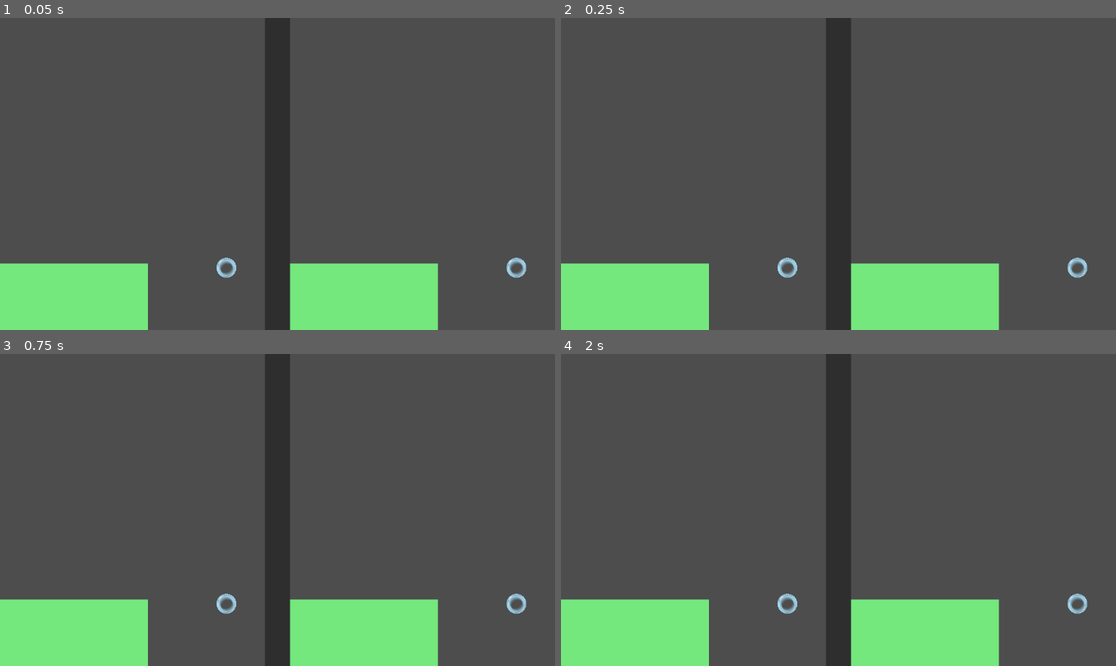
Above: before the commit, frames 1-4 (two rows, left to right).
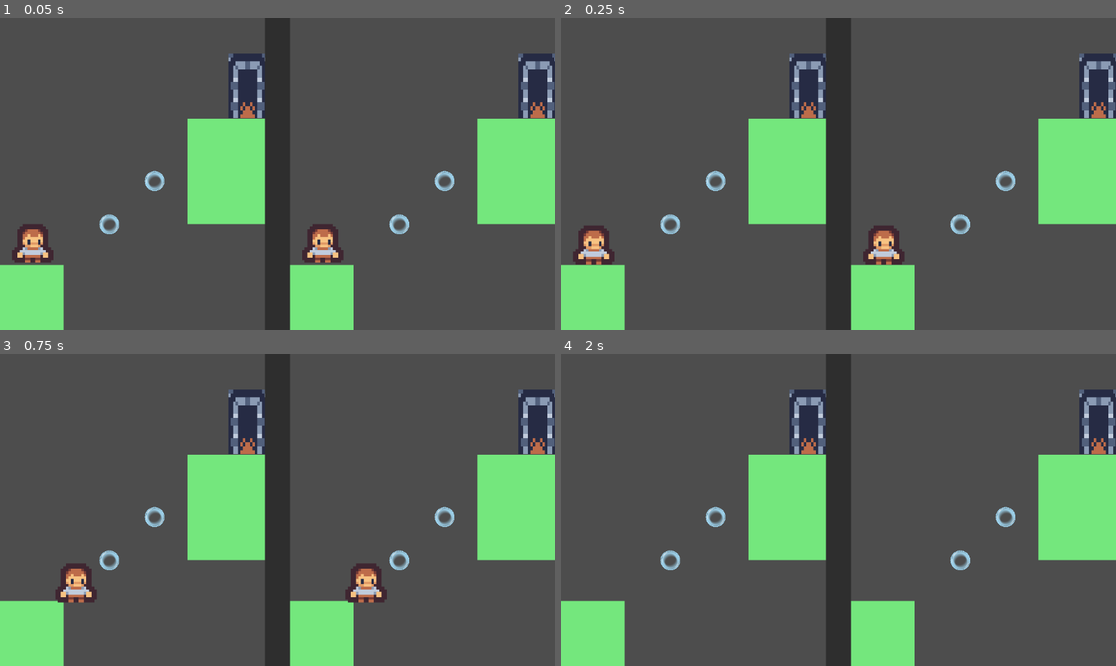
Above: after the commit, the same moments.

Repository: pablo4licante/gamejam-25
Game: Godot game, scene res://escenas/managers/main.tscn
The game is run twice, just before and just after one commit, with the same random seed, the same clock (stepped at 60 frames per second) and the same inputs.
Inputs:
- Up to frame 1 (0.05 s): no input
- Up to frame 2 (0.25 s): no input
- Up to frame 3 (0.75 s): tap Enter at 0.5 s; hold D (1_right) from 0.53 s (still down)
- Up to frame 4 (2 s): keep holding D (1_right); tap W (1_up) at 0.77, 1.52 s

The runs differ from the first frame. In frame 1, 21% of the frame differs, in the area x 0-100%, y 11-100%; in frame 2, 21%; in frame 3, 21%; in frame 4, 20%.

Commit message:
Recolocación de objetos

Diff:
--- a/escenas/niveles/escena_plataformas_1.gd
+++ b/escenas/niveles/escena_plataformas_1.gd
@@ -1,9 +1,11 @@
 extends Node
 
 @onready var destiny_area_2d = $Destiny/Area2D
+#@onready var bridge = $"../Bridge"
 
 func _ready():
 	destiny_area_2d.body_entered.connect(on_body_entered)
 
 func on_body_entered(_a):
 	print("HAS GANADO")
+	#bridge.finished = true
--- a/escenas/niveles/escena_plataformas_1.tscn
+++ b/escenas/niveles/escena_plataformas_1.tscn
@@ -19,7 +19,7 @@
 [node name="Bridge" parent="." instance=ExtResource("2_q6grq")]
 
 [node name="Destiny" type="Node2D" parent="."]
-position = Vector2(1090, 446)
+position = Vector2(514, 141)
 
 [node name="Sprite2D" type="Sprite2D" parent="Destiny"]
 texture_filter = 1
@@ -34,7 +34,7 @@
 shape = SubResource("RectangleShape2D_ervy8")
 
 [node name="Node2D" type="StaticBody2D" parent="."]
-position = Vector2(99, 620)
+position = Vector2(-76, 623)
 collision_layer = 7
 physics_material_override = SubResource("PhysicsMaterial_65nee")
 
@@ -51,6 +51,7 @@
 grow_horizontal = 2
 grow_vertical = 2
 color = Color(0.453164, 0.905678, 0.490577, 1)
+metadata/_edit_use_anchors_ = true
 
 [node name="Sprite2D" type="Sprite2D" parent="Node2D"]
 
@@ -58,7 +59,7 @@
 shape = SubResource("RectangleShape2D_fh77o")
 
 [node name="Node2D2" type="StaticBody2D" parent="."]
-position = Vector2(987, 620)
+position = Vector2(597, 319)
 collision_layer = 7
 physics_material_override = SubResource("PhysicsMaterial_65nee")
 
@@ -75,6 +76,7 @@
 grow_horizontal = 2
 grow_vertical = 2
 color = Color(0.453164, 0.905678, 0.490577, 1)
+metadata/_edit_use_anchors_ = true
 
 [node name="Sprite2D" type="Sprite2D" parent="Node2D2"]
 
@@ -82,10 +84,10 @@
 shape = SubResource("RectangleShape2D_fh77o")
 
 [node name="JugadorPlataformas" parent="." instance=ExtResource("1_xfa0f")]
-position = Vector2(916, 446)
+position = Vector2(68, 463)
 
 [node name="PlataformaBurbuja" parent="." instance=ExtResource("2_d7bcf")]
-position = Vector2(615, 519)
+position = Vector2(321, 339)
 
 [node name="PlataformaBurbuja2" parent="." instance=ExtResource("2_d7bcf")]
-position = Vector2(470, 519)
+position = Vector2(227, 429)
Not shown: 1 places in escenas/niveles/escena_plataformas_1.tscn that only renumber resources
